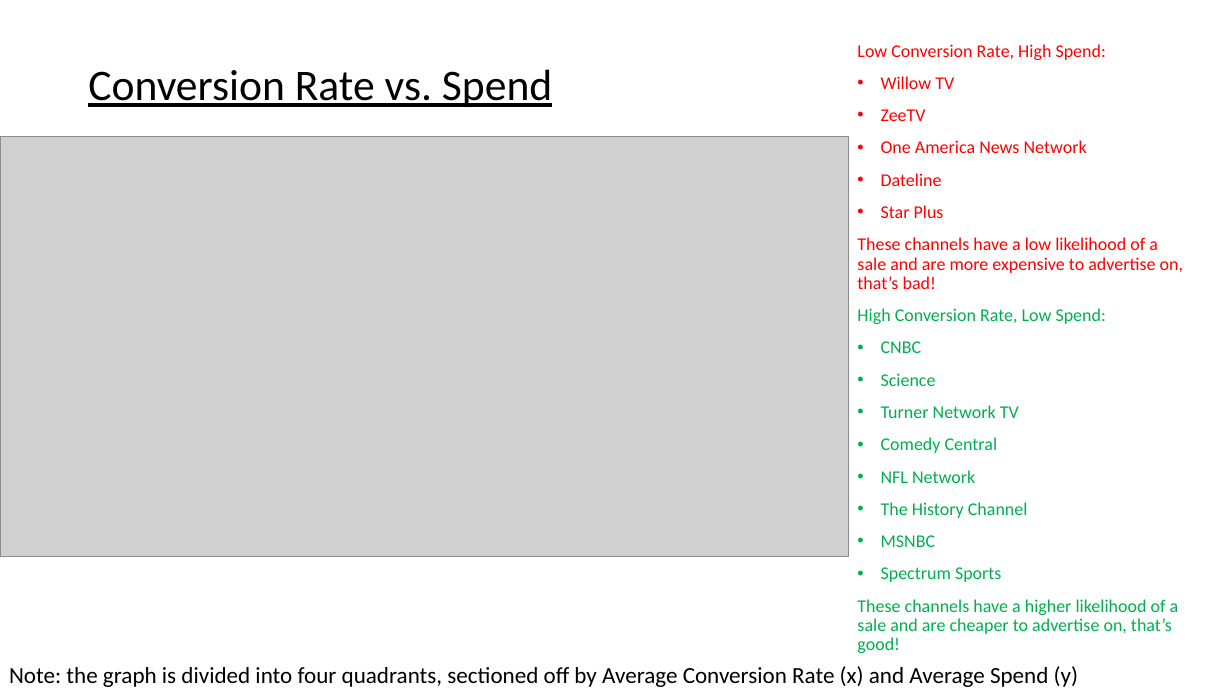
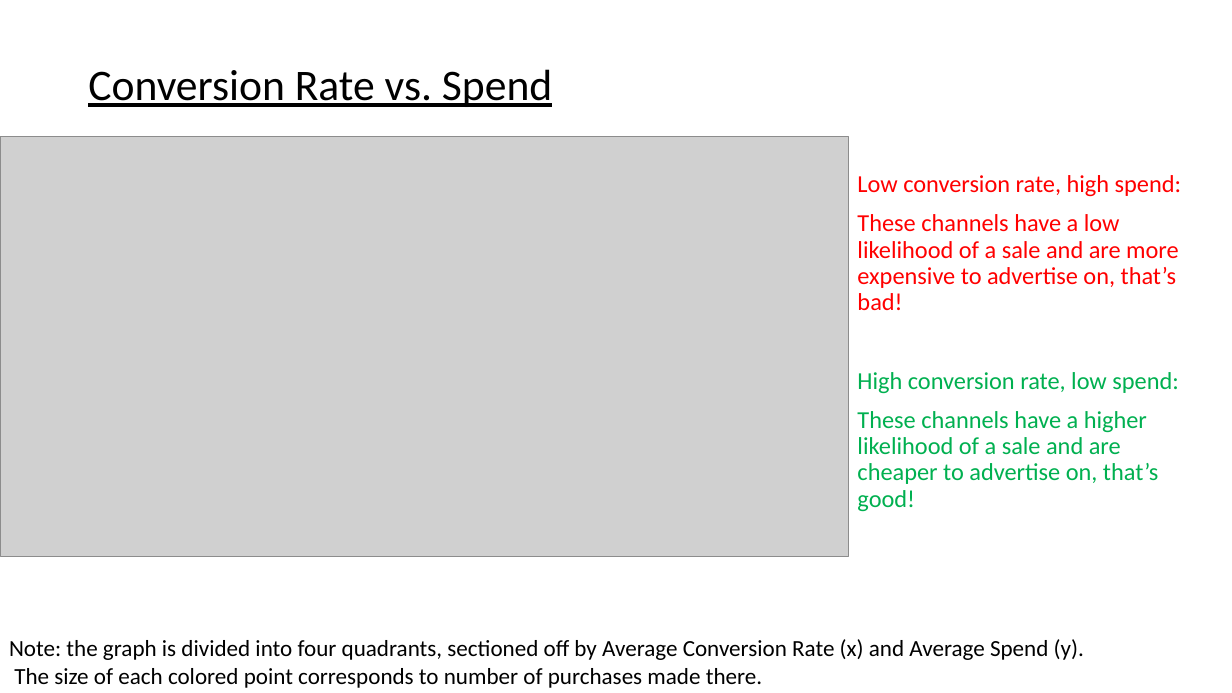
Before and after one commit to papir805/telepulse_ad_campaign_report, a slide deck: slide 13 of companyxyz_presentation copy.pptx. Drawn at 1232x693 pixels with LibreOffice and Linux fonts; fonts in the diff are those of the drawing; grey boxes stand for pictures. Boxes give left, top, right and bottom in pixels: in the first picture for what was removed or moved away, otherwise in the second. Text is boxed around its words. In the diff, an @@ line names an element or a change of style, - is before the commit and + after.

```diff
--- a/companyxyz_presentation copy.pptx
+++ b/companyxyz_presentation copy.pptx
@@ text "Low conversion rate, high spend:": place and size @@
-text "Low conversion rate, high spend:" at box(857, 44, 1183, 653)
+text "Low conversion rate, high spend:" at box(857, 175, 1181, 512)
@@ text at box(857, 175, 1181, 197): text changed; size 14 to 19 pt @@
-Low Conversion Rate, High Spend:
-• Willow TV
-• ZeeTV
-• One America News Network
-• Dateline
-• Star Plus
+Low conversion rate, high spend:
@@ text at box(857, 214, 1179, 512): size 14 to 19 pt in "These channels have a low likelihood of ...", "These channels have a higher likelihood of ..." @@
@@ text at box(857, 372, 1178, 394): text changed; size 14 to 19 pt @@
-High Conversion Rate, Low Spend:
-• CNBC
-• Science
-• Turner Network TV
-• Comedy Central
-• NFL Network
-• The History Channel
-• MSNBC
-• Spectrum Sports
+High conversion rate, low spend:
@@ text at box(9, 639, 1084, 688): text changed @@
-Note: the graph is divided into four quadrants, sectioned off by Average Conversion Rate (x) and Average Spend (y)
+Note: the graph is divided into four quadrants, sectioned off by Average Conversion Rate (x) and Average Spend (y).
+The size of each colored point corresponds to number of purchases made there.
```
Also in this commit, not shown: 15 other slides changed, 4 other files.
